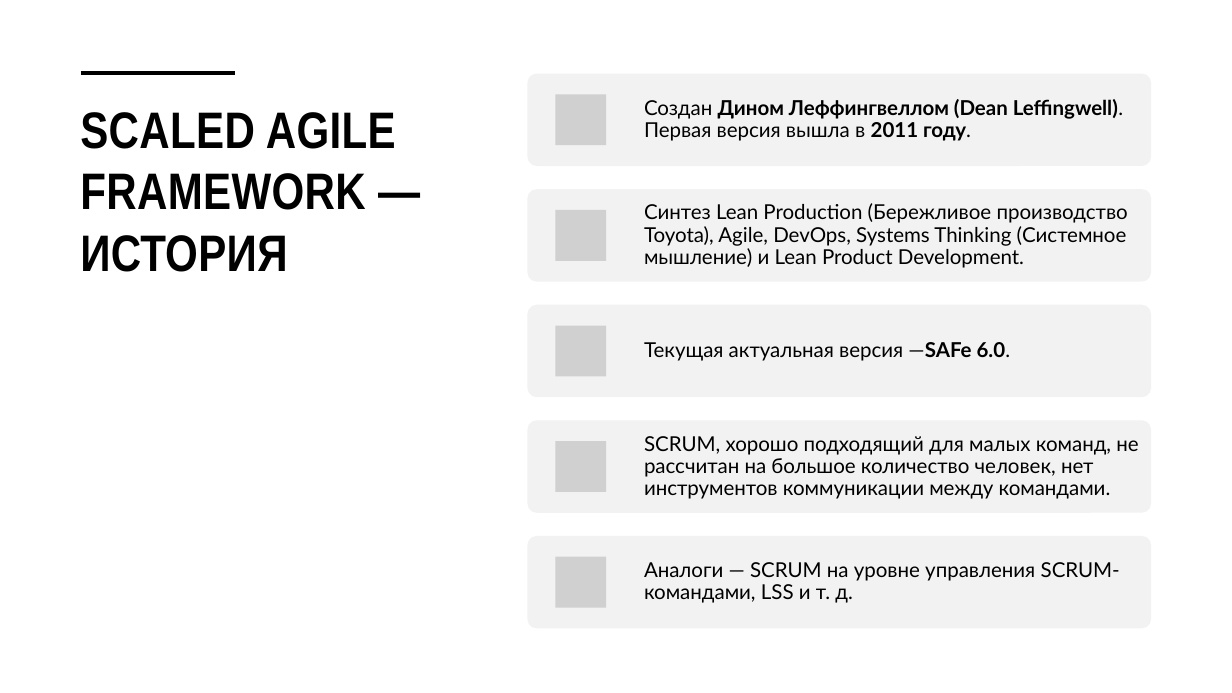
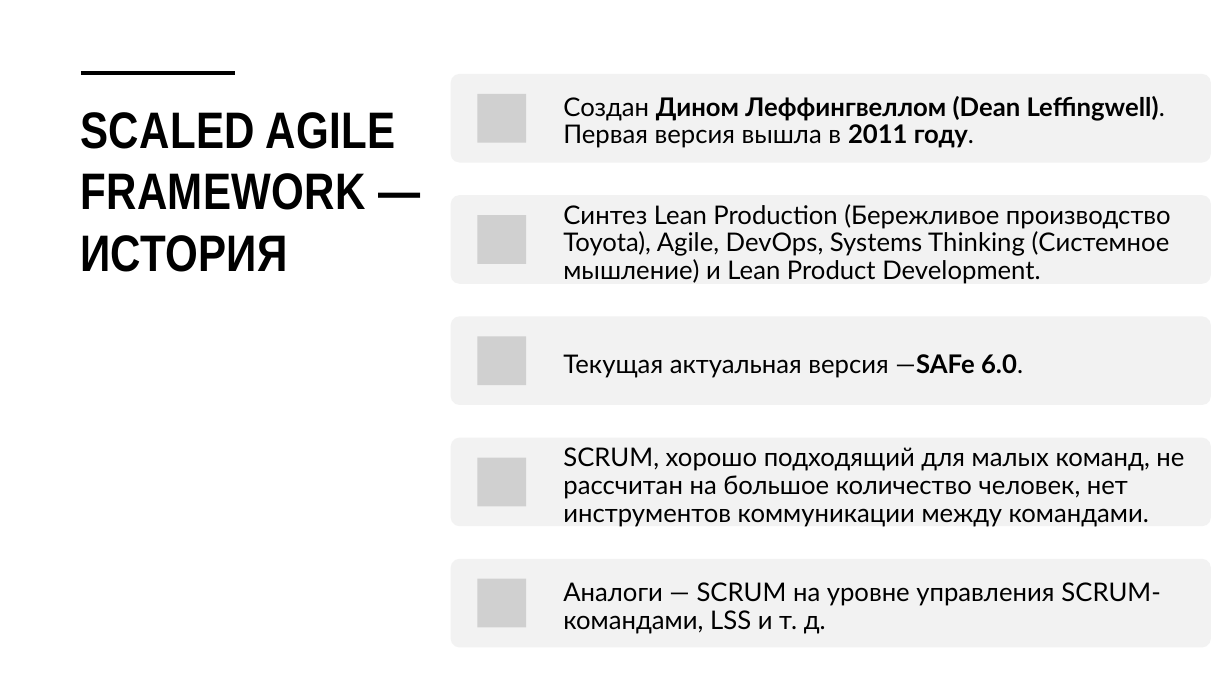
Before and after one commit to Jrol123/obsidian-dvfu_p2, a slide deck: slide 2 of ПРЕДМЕТЫ/Методологии и проектирование ИС/ДЗ/Презентация/SAFe.pptx. Drawn at 1232x693 pixels with LibreOffice and Linux fonts; fonts in the diff are those of the drawing; grey boxes stand for pictures. Boxes give left, top, right and bottom in pixels: in the first picture for what was removed or moved away, otherwise in the second. Text is boxed around its words. In the diff, an @@ line names an element or a change of style, - is before the commit and + after.

```diff
--- a/ПРЕДМЕТЫ/Методологии и проектирование ИС/ДЗ/Презентация/SAFe.pptx
+++ b/ПРЕДМЕТЫ/Методологии и проектирование ИС/ДЗ/Презентация/SAFe.pptx
@@ rounded rectangle: place and size @@
-rounded rectangle at [528,74,1152,166]
+rounded rectangle at [451,74,1212,163]
@@ text "Создан Дином Леффингвеллом (Dean Leffingwell). ...": place and size @@
-text "Создан Дином Леффингвеллом (Dean Leffingwell). ..." at [644,99,1123,141]
+text "Создан Дином Леффингвеллом (Dean Leffingwell). ..." at [563,96,1165,148]
@@ rounded rectangle: place and size @@
-rounded rectangle at [528,189,1152,282]
+rounded rectangle at [451,195,1212,284]
@@ text "Синтез Lean Production (Бережливое производство ...": place and size @@
-text "Синтез Lean Production (Бережливое производство ..." at [644,203,1128,268]
+text "Синтез Lean Production (Бережливое производство ..." at [563,204,1171,284]
@@ rounded rectangle: place and size @@
-rounded rectangle at [528,305,1152,397]
+rounded rectangle at [451,316,1212,405]
@@ text "Текущая актуальная версия —SAFe 6.0.": place and size @@
-text "Текущая актуальная версия —SAFe 6.0." at [644,342,1011,361]
+text "Текущая актуальная версия —SAFe 6.0." at [563,354,1023,378]
@@ rounded rectangle: place and size @@
-rounded rectangle at [528,421,1152,513]
+rounded rectangle at [451,438,1212,527]
@@ text "SCRUM, хорошо подходящий для малых ...": place and size @@
-text "SCRUM, хорошо подходящий для малых ..." at [644,436,1138,499]
+text "SCRUM, хорошо подходящий для малых ..." at [563,447,1184,527]
@@ rounded rectangle: place and size @@
-rounded rectangle at [528,536,1152,628]
+rounded rectangle at [451,559,1212,648]
@@ size 16 to 20 pt; more space between paragraphs in 5 elements at [563,96,1165,148], [563,204,1171,284], [563,354,1023,378], [563,447,1184,527], [563,582,1160,634] @@
@@ text "Аналоги — SCRUM на уровне ...": place and size @@
-text "Аналоги — SCRUM на уровне ..." at [644,562,1120,603]
+text "Аналоги — SCRUM на уровне ..." at [563,582,1160,634]
@@ group removed at [555,94,606,608]: 5 pictures @@
@@ group added at [478,94,527,628]: 5 pictures @@
```
Also in this commit, not shown: 2 other slides changed, 7 slides added, 1 other file.
